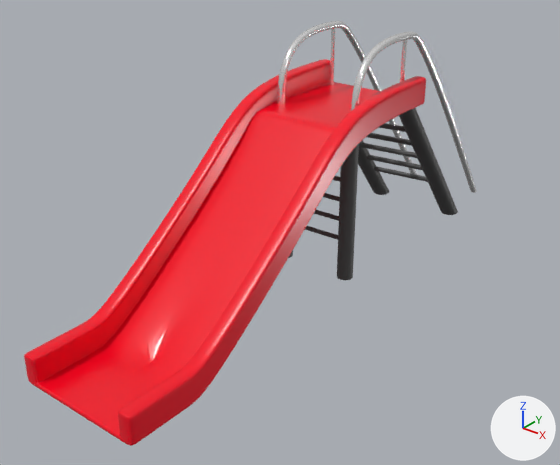
The Blender file Zhanel/Gorka.blend: old version first, new version second.
The view is the same before and after, from a 50 mm camera at (6.58, -9.6, 3.02) aimed at (-0.15, -1.19, -2.19). Arrows for +X, +Y and +Z are at lower right; the lights stay in place.

The first picture shows 'gorka', 'tireuish left', 'tireuish left top', 'tireuish right', 'tireuish right top', 'truba', 'держатель', 'лестница', 'лестница bottom'.
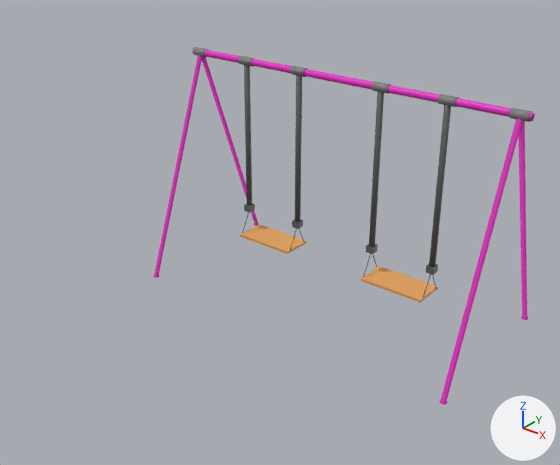
Location of each change, (x1, y1, x2, y2) in pixels of the pictures (560 x 465 px):
'gorka', deleted
    before: (24, 59, 426, 446)
'Cylinder.002', added (pink)
    after: (154, 55, 528, 405)
'tireuish right', recoloured, moved, turned, rescaled
    before: (337, 144, 359, 280)
    after: (192, 47, 535, 121)
'держатель', deleted
    before: (277, 21, 477, 193)
'tireuish right top', deleted
    before: (399, 108, 458, 215)
'Cube.001', added (orange)
    after: (361, 266, 438, 303)
'Cylinder.010', added
    after: (426, 105, 451, 275)
'лестница', deleted
    before: (359, 123, 428, 182)
'Cylinder.008', added
    after: (366, 91, 384, 254)
'Cube', added (orange)
    after: (240, 224, 307, 254)
'Cylinder.006', added
    after: (292, 75, 303, 229)
'Cylinder.004', added
    after: (244, 64, 255, 213)
'tireuish left top', deleted
    before: (358, 140, 389, 195)
'Cylinder.003', added
    after: (239, 56, 459, 107)
'truba', deleted
    before: (330, 28, 407, 85)
'лестница bottom', deleted
    before: (305, 176, 340, 240)
'tireuish left', recoloured, moved, turned, rescaled
    before: (288, 251, 293, 258)
    after: (193, 47, 532, 122)
'Cylinder.011', added
    after: (422, 274, 436, 300)
'Cylinder.009', added
    after: (363, 254, 377, 277)
'Cylinder.007', added
    after: (290, 229, 305, 250)
'Cylinder.005', added
    after: (242, 212, 257, 233)

What changed in the scene script:
```text
Add mat_material_009:
    mat_material_009 = principled_material('Material.009')
    mat_material_009.base_color = (0.108, 0.108, 0.108)  # dark grey #5c5c5c
Add mat_material_005:
    mat_material_005 = principled_material('Material.005')
    mat_material_005.base_color = (0.212, 0.212, 0.212)  # grey #7f7f7f
Add mat_material_001:
    mat_material_001 = principled_material('Material.001')
    mat_material_001.base_color = (0.8, 0.0255, 0.559)  # pink #e72cc5
Add mat_material_007:
    mat_material_007 = principled_material('Material.007')
    mat_material_007.base_color = (0.8, 0.368, 0.104)  # orange #e7a35b
Change me_cylinder:
    where me_cylinder.from_pydata(...)  # 64 vertices, 34 faces; spans x -1.0..1.0, y -1.0..1.0, z -1.0..1.0
    remove me_cylinder.materials.append(mat_material_002)  # dark grey #484848
    add me_cylinder.materials.append(mat_material_003)  # pink #e72cc5
Remove ob_gorka:
    ob_gorka = bpy.data.objects.new('gorka', me_cube)
Remove ob_truba:
    ob_truba = bpy.data.objects.new('truba', me_cylinder_003)
Remove ob_держатель:
    ob_держатель = bpy.data.objects.new('держатель', me_plane)
Change ob_tireuish_left:
    ob_tireuish_left.location: (-0.58, -0.51, -1.73) -> (2.91, 0.0, -0.01)
    ob_tireuish_left.rotation_euler: (0.0, 0.0, 0.0) -> (0.0, -1.571, 0.0)  # degrees (0, 0, 0) -> degrees (0, -90, 0)
    ob_tireuish_left.scale: (0.128, 0.126, 1.26) -> (-0.069, 0.0708, -0.128)
Remove ob_tireuish_left_top:
    ob_tireuish_left_top = bpy.data.objects.new('tireuish left top', me_cylinder_007)
Change ob_tireuish_right:
    ob_tireuish_right.location: (0.62, -0.51, -1.73) -> (0.04, 0.0, -0.01)
    ob_tireuish_right.rotation_euler: (0.0, 0.0, 0.0) -> (0.0, -1.571, 0.0)  # degrees (0, 0, 0) -> degrees (0, -90, 0)
    ob_tireuish_right.scale: (0.128, 0.126, 1.26) -> (0.0566, 0.0527, 3.04)
Remove ob_tireuish_right_top:
    ob_tireuish_right_top = bpy.data.objects.new('tireuish right top', me_cylinder_006)
Remove ob_лестница:
    ob_лестница = bpy.data.objects.new('лестница', me_cylinder_008)
Remove ob_лестница_bottom:
    ob_лестница_bottom = bpy.data.objects.new('лестница bottom', me_cylinder_002)
Add ob_cylinder_011:
    ob_cylinder_011 = bpy.data.objects.new('Cylinder.011', me_cylinder_018.copy())  # the mesh of ob_cylinder_011; modifiers MIRROR
    ob_cylinder_011.location = (1.86, -0.11, -2.88)
    ob_cylinder_011.rotation_euler = (-0.472, 0.0, 0.0)  # degrees (-27, 0, 0)
    ob_cylinder_011.scale = (0.00674, 0.00676, -0.235)
Add ob_cylinder_010:
    ob_cylinder_010 = bpy.data.objects.new('Cylinder.010', me_cylinder_017.copy())  # the mesh of ob_cylinder_010
    ob_cylinder_010.location = (1.86, 0.0, -0.05)
    ob_cylinder_010.scale = (0.0478, -0.051, 0.0702)
Add ob_cylinder_009:
    ob_cylinder_009 = bpy.data.objects.new('Cylinder.009', me_cylinder_018.copy())  # the mesh of ob_cylinder_011; modifiers MIRROR
    ob_cylinder_009.location = (0.78, -0.11, -2.88)
    ob_cylinder_009.rotation_euler = (-0.472, 0.0, 0.0)  # degrees (-27, 0, 0)
    ob_cylinder_009.scale = (0.00674, 0.00676, -0.235)
Add ob_cylinder_008:
    ob_cylinder_008 = bpy.data.objects.new('Cylinder.008', me_cylinder_017.copy())  # the mesh of ob_cylinder_010
    ob_cylinder_008.location = (0.78, 0.0, -0.05)
    ob_cylinder_008.scale = (0.0478, -0.051, 0.0702)
Add ob_cylinder_007:
    ob_cylinder_007 = bpy.data.objects.new('Cylinder.007', me_cylinder_018.copy())  # the mesh of ob_cylinder_011; modifiers MIRROR
    ob_cylinder_007.location = (-0.72, -0.11, -2.88)
    ob_cylinder_007.rotation_euler = (-0.472, 0.0, 0.0)  # degrees (-27, 0, 0)
    ob_cylinder_007.scale = (0.00674, 0.00676, -0.235)
Add ob_cylinder_006:
    ob_cylinder_006 = bpy.data.objects.new('Cylinder.006', me_cylinder_017.copy())  # the mesh of ob_cylinder_010
    ob_cylinder_006.location = (-0.72, 0.0, -0.05)
    ob_cylinder_006.scale = (0.0478, -0.051, 0.0702)
Add ob_cylinder_005:
    ob_cylinder_005 = bpy.data.objects.new('Cylinder.005', me_cylinder_018.copy())  # the mesh of ob_cylinder_011; modifiers MIRROR
    ob_cylinder_005.location = (-1.8, -0.11, -2.88)
    ob_cylinder_005.rotation_euler = (-0.472, 0.0, 0.0)  # degrees (-27, 0, 0)
    ob_cylinder_005.scale = (0.00674, 0.00676, -0.235)
Add ob_cylinder_004:
    ob_cylinder_004 = bpy.data.objects.new('Cylinder.004', me_cylinder_017.copy())  # the mesh of ob_cylinder_010
    ob_cylinder_004.location = (-1.8, 0.0, -0.05)
    ob_cylinder_004.scale = (0.0478, -0.051, 0.0702)
Add ob_cylinder_003:
    ob_cylinder_003 = bpy.data.objects.new('Cylinder.003', me_cylinder_010.copy())  # the mesh of ob_cylinder_003; modifiers MIRROR
    ob_cylinder_003.location = (1.87, 0.0, -0.01)
    ob_cylinder_003.rotation_euler = (0.0, -1.571, 0.0)  # degrees (0, -90, 0)
    ob_cylinder_003.scale = (-0.069, 0.0708, -0.128)
Add ob_cylinder_002:
    ob_cylinder_002 = bpy.data.objects.new('Cylinder.002', me_cylinder_009.copy())  # the mesh of ob_cylinder_002
    ob_cylinder_002.location = (2.92, -0.71, -1.9)
    ob_cylinder_002.rotation_euler = (-0.353, -0.000572, 0.00021)  # degrees (-20, 0, 0)
    ob_cylinder_002.scale = (0.0413, 0.0395, 2.0)
Add ob_cube_001:
    ob_cube_001 = bpy.data.objects.new('Cube.001', me_cube_002.copy())  # the mesh of ob_cube_001
    ob_cube_001.location = (1.32, 0.0, -3.1)
    ob_cube_001.scale = (0.538, -0.272, 0.024)
Add ob_cube:
    ob_cube = bpy.data.objects.new('Cube', me_cube_002.copy())  # the mesh of ob_cube_001
    ob_cube.location = (-1.26, 0.0, -3.1)
    ob_cube.scale = (0.538, -0.272, 0.024)
```
